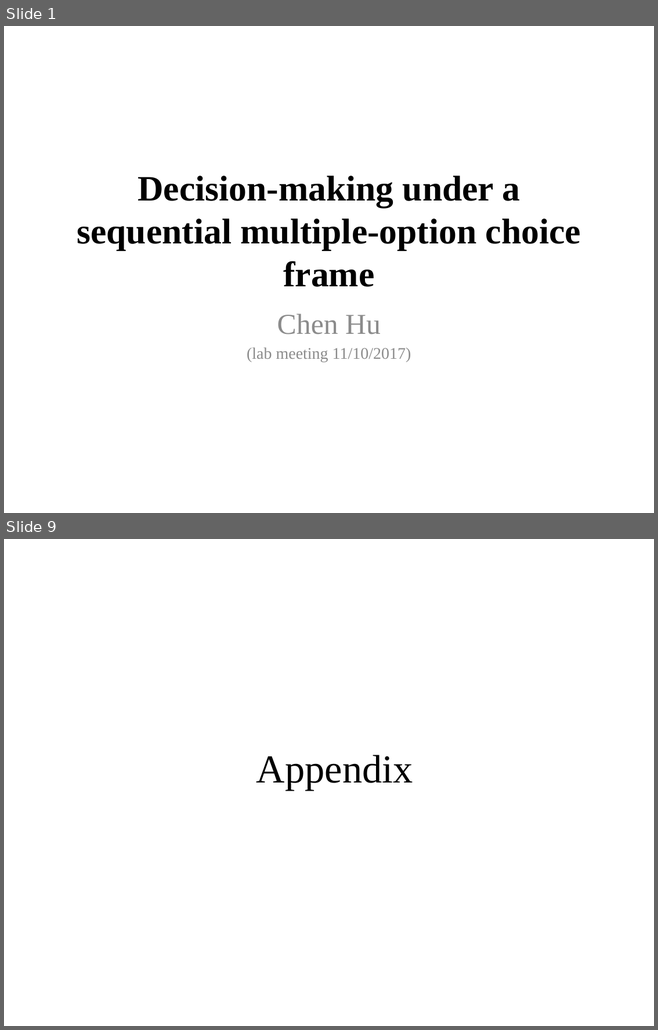
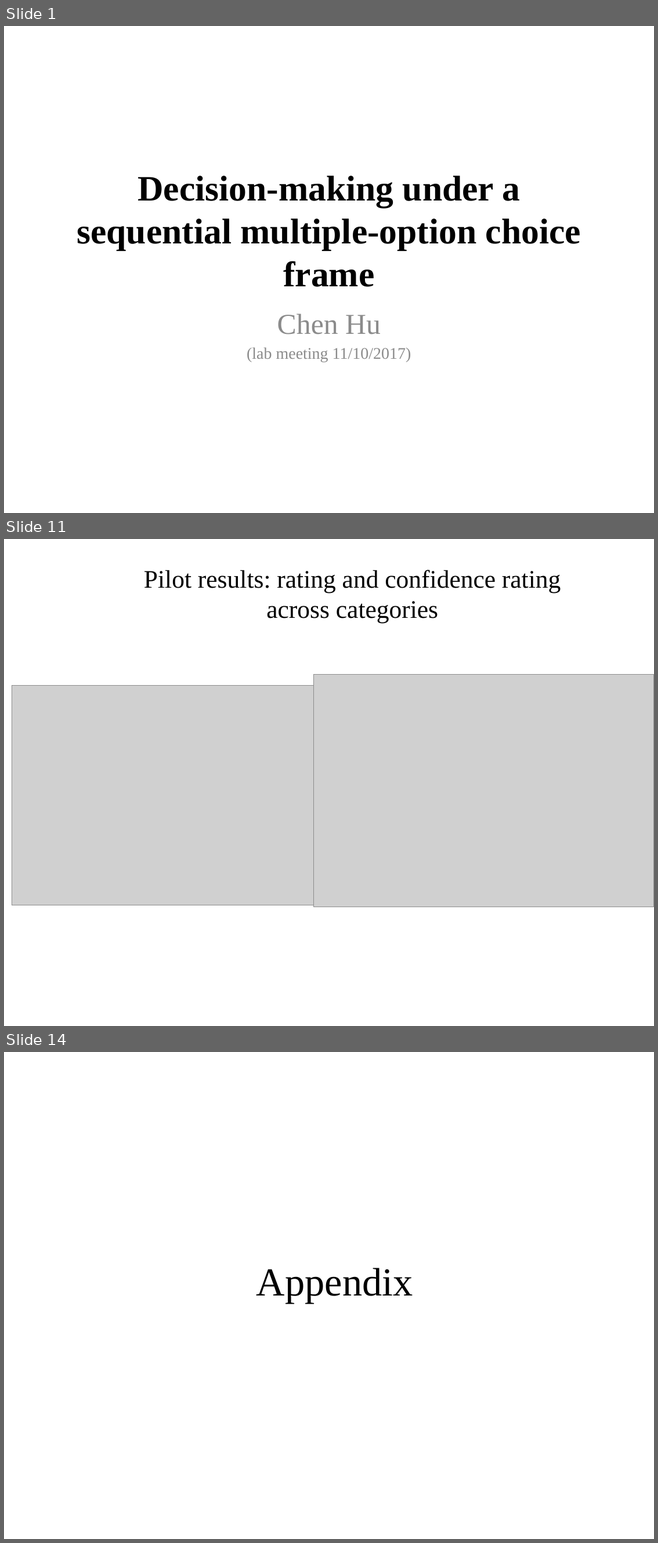
Before and after one commit to imemoof/-sdm, a slide deck: Lab_meeting1110.pptx. Shown one above the other, each under a label of ours: slides 1 and 9 before the commit, slides 1, 11 and 14 after it; the slides between them are not shown. The pictures are 658x1030 and 658x1543 pixels, drawn with LibreOffice and Linux fonts; fonts in the diff are those of the drawing; grey boxes stand for pictures. Boxes give left, top, right and bottom in pixels: in the first picture for what was removed or moved away, otherwise in the second. Text is boxed around its words. In the diff, an @@ line names an element or a change of style, - is before the commit and + after.

```diff
--- a/Lab_meeting1110.pptx
+++ b/Lab_meeting1110.pptx
@@ slide 11 added at [4,539,654,1026], background #FFFFFF @@
@@ title added at [144,570,560,623], 28 pt, text #000000 @@
+Pilot results: rating and confidence rating across categories
@@ picture added at [313,675,654,907] @@
@@ picture added at [12,686,324,906] @@
@@ what was slide 9 is now slide 14 @@
```
Also in this commit, not shown: 4 slides changed, 7 other slides added, 2 slides removed, 36 other files.
